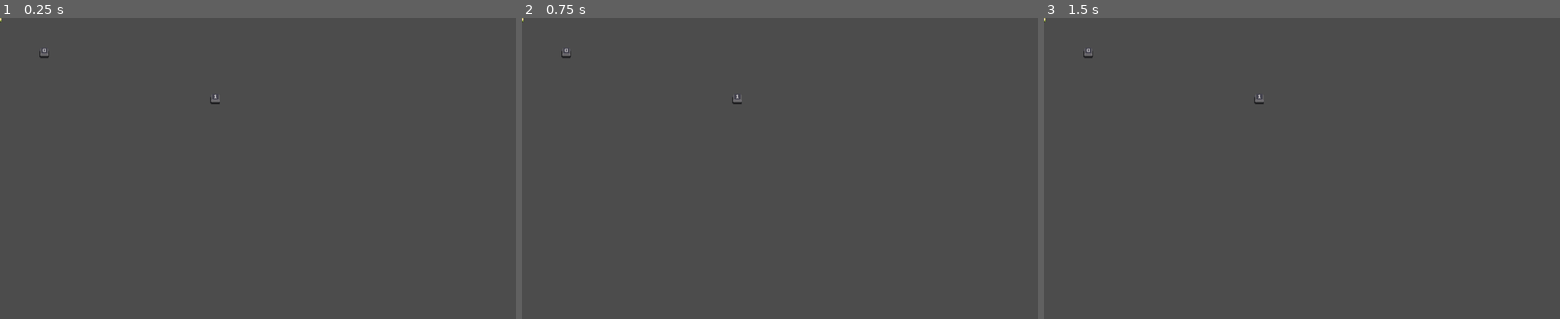
Above: before the commit, frames 1-3 (left to right).
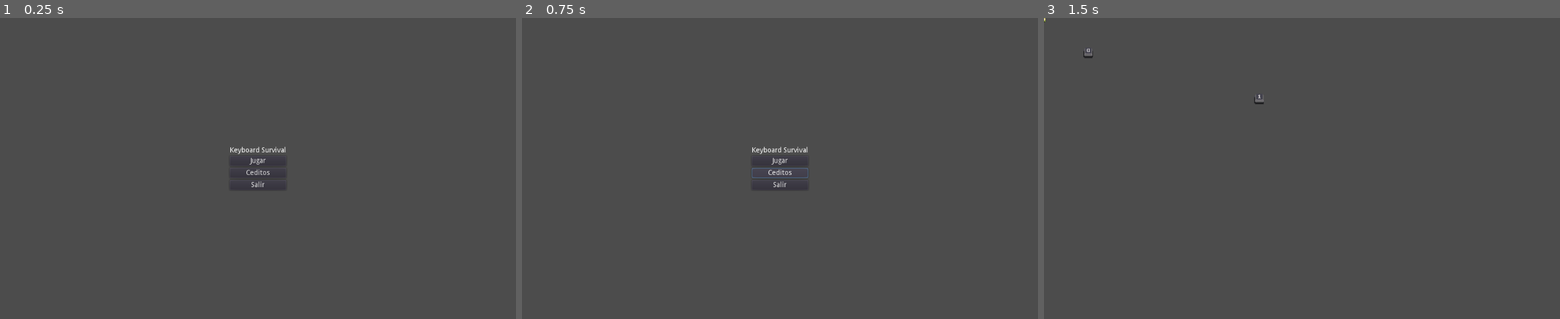
Above: after the commit, the same moments.

Repository: Frocoa/KeyboardSurvival
Game: Godot game, scene res://Scenes/main_menu.tscn
Two runs of this game, one before a commit and one after it. Both use one fixed random seed, a clock stepped at 60 frames per second and the inputs below. Before the commit the project starts from res://Scenes/main.tscn.
Inputs (mouse positions are in pixels of both pictures, inside the frame that each line leads up to):
- Up to frame 1 (0.25 s): no input
- Up to frame 2 (0.75 s): click (780, 174) at 0.5 s, where only the run after the commit has a clickable "Ceditos"
- Up to frame 3 (1.5 s): click (1302, 162) at 1.25 s, where only the run after the commit has a clickable "Jugar"

The runs differ from the first frame. In frame 1, 0.3% of the frame differs, in the area x 0-56%, y 0-57%; in frame 2, 0.3%; in frame 3, nothing differs.

Commit message:
creacion del menu principal

Diff:
--- /dev/null
+++ b/Scenes/MainMenu.gd
@@ -0,0 +1,19 @@
+extends MarginContainer
+
+onready var play = $VBoxContainer/Play
+onready var credits = $VBoxContainer/Credits
+onready var exit = $VBoxContainer/Exit
+
+func _ready():
+	play.connect("pressed", self,"_on_play_pressed")
+	credits.connect("pressed", self,"_on_credits_pressed")
+	exit.connect("pressed", self,"_on_exit_pressed")
+
+func _on_play_pressed():
+	get_tree().change_scene("res://Scenes/main.tscn")
+
+func _on_credits_pressed():
+	print("inserte creditos aqui")
+
+func _on_exit_pressed():
+	get_tree().quit()
--- /dev/null
+++ b/Scenes/main_menu.tscn
@@ -0,0 +1,43 @@
+[gd_scene load_steps=2 format=2]
+
+[ext_resource path="res://Scenes/MainMenu.gd" type="Script" id=1]
+
+[node name="Control" type="Control"]
+anchor_right = 1.0
+anchor_bottom = 1.0
+
+[node name="MainMenu" type="MarginContainer" parent="."]
+anchor_right = 1.0
+anchor_bottom = 1.0
+script = ExtResource( 1 )
+
+[node name="VBoxContainer" type="VBoxContainer" parent="MainMenu"]
+margin_left = 456.0
+margin_top = 257.0
+margin_right = 568.0
+margin_bottom = 343.0
+size_flags_horizontal = 6
+size_flags_vertical = 4
+
+[node name="Label" type="Label" parent="MainMenu/VBoxContainer"]
+margin_right = 112.0
+margin_bottom = 14.0
+text = "Keyboard Survival"
+
+[node name="Play" type="Button" parent="MainMenu/VBoxContainer"]
+margin_top = 18.0
+margin_right = 112.0
+margin_bottom = 38.0
+text = "Jugar"
+
+[node name="Credits" type="Button" parent="MainMenu/VBoxContainer"]
+margin_top = 42.0
+margin_right = 112.0
+margin_bottom = 62.0
+text = "Ceditos"
+
+[node name="Exit" type="Button" parent="MainMenu/VBoxContainer"]
+margin_top = 66.0
+margin_right = 112.0
+margin_bottom = 86.0
+text = "Salir"
--- a/project.godot
+++ b/project.godot
@@ -11,7 +11,7 @@
 [application]
 
 config/name="Keyboard Attack"
-run/main_scene="res://Scenes/main.tscn"
+run/main_scene="res://Scenes/main_menu.tscn"
 config/icon="res://icon.png"
 
 [gui]
